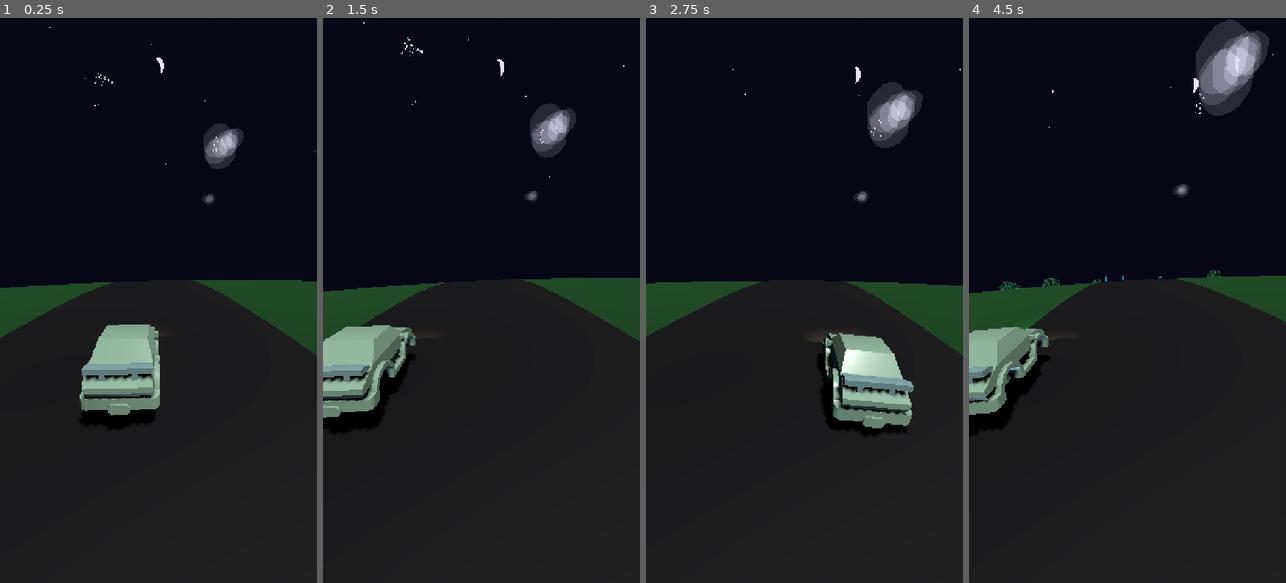
Above: before the commit, frames 1-4 (left to right).
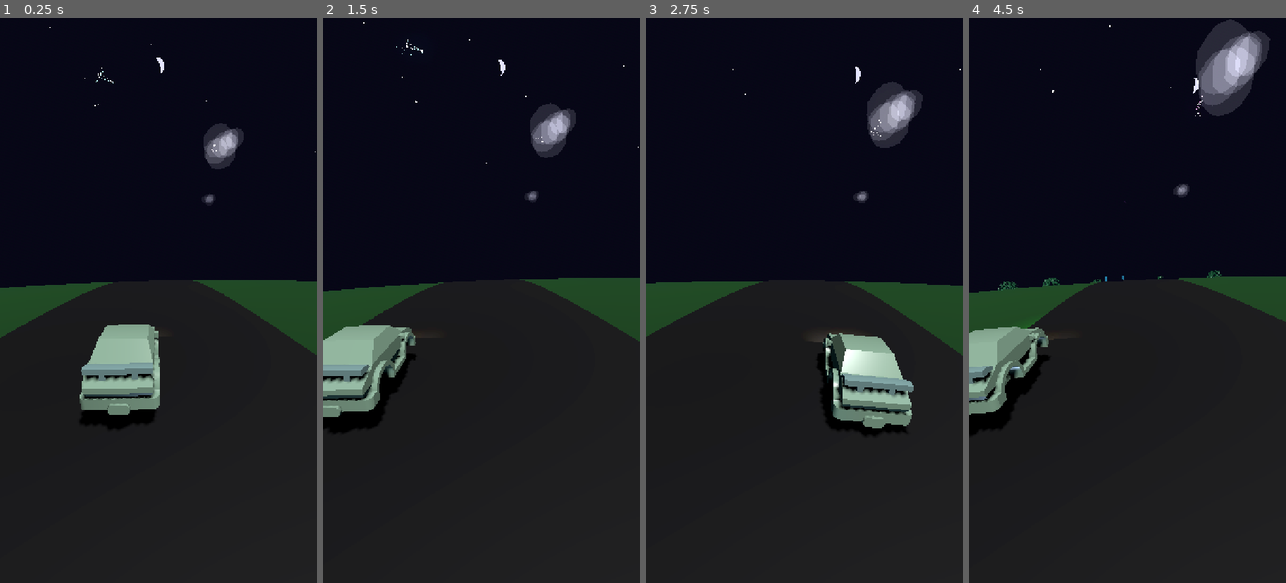
Above: after the commit, the same moments.

Repository: rooshimadethis/just-a-chill-drive
Game: Godot game, scene res://scenes/game.tscn
The game is run twice, just before and just after one commit, with the same random seed, the same clock (stepped at 60 frames per second) and the same inputs.
Inputs (mouse positions are in pixels of both pictures, inside the frame that each line leads up to):
- Up to frame 1 (0.25 s): no input
- Up to frame 2 (1.5 s): move the mouse to (551, 272) at 0.52 s; hold Right (ui_right) 0.53-1.25 s; click (551, 272) at 0.67 s; drag from (418, 328) to (465, 413) at 1.27 s
- Up to frame 3 (2.75 s): move the mouse to (836, 176) at 2.02 s; hold Right (ui_right) from 2.03 s (still down)
- Up to frame 4 (4.5 s): release Right (ui_right) at 2.75 s; drag from (1111, 413) to (1032, 215) at 2.77 s; move the mouse to (1222, 385) at 3.52 s; hold Left (ui_left) 3.53-4.25 s; drag from (1032, 215) to (1079, 159) at 4.27 s

The runs differ from the first frame. In frame 1, 0.1% of the frame differs, in the area x 2-96%, y 7-71%; in frame 2, 0.3%; in frame 3, less than 0.1%; in frame 4, 0.5%, in the area x 0-100%, y 0-71%.

Commit message:
good tilt

Diff:
--- a/scripts/game_manager.gd
+++ b/scripts/game_manager.gd
@@ -88,13 +88,19 @@
 
 	# Smoothly lerp camera to target position (same damping as player: 10.0)
 	var previous_camera_x = camera_x
-	camera_x = lerp(camera_x, target_camera_x, 10.0 * delta)
+	# Clamp lerp weight ensures we never overshoot even if delta is huge (lag spike)
+	camera_x = lerp(camera_x, target_camera_x, clamp(10.0 * delta, 0.0, 1.0))
 
 	# Calculate Tilt (Roll)
-	# Tilt based on the delta of movement (velocity)
-	# Flipping sign to positive 2.0 as requested
-	var movement_delta = camera_x - previous_camera_x
-	var target_tilt = movement_delta * 1.0
+	# Use VELOCITY (dist / time) instead of raw displacement to prevent huge snaps during hiccups
+	var valid_delta = max(delta, 0.001)
+	var velocity = (camera_x - previous_camera_x) / valid_delta
+
+	# Target multiplier: 0.016 matches the previous "1.0 per frame at 60fps" feel
+	var target_tilt = velocity * 0.016
+
+	# Clamp tilt to prevent breaking neck during teleport/reset
+	target_tilt = clamp(target_tilt, -0.3, 0.3)
 
 	# Smoothly lerp tilt
 	camera_tilt = lerp(camera_tilt, target_tilt, 5.0 * delta)
